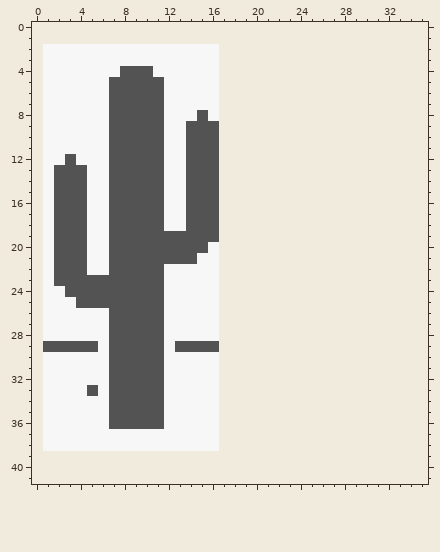
A pixel-art sprite gets an edit: obs1.PNG. That is the earlier state.
The file is 16x37 pixels. The old version is drawn lined up with the new one, on the new canvas.
The same view after the edit:
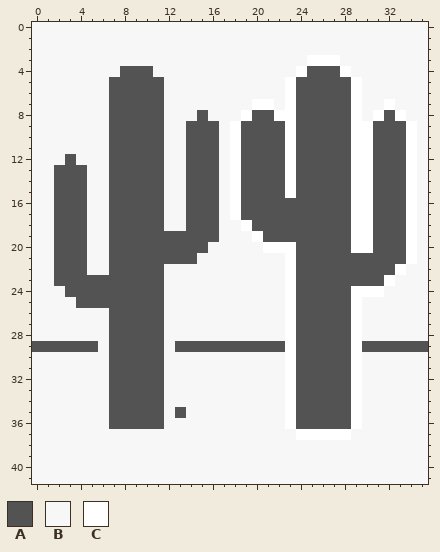
Palette (. is transparent): A #535353  B #f7f7f7  C #ffffff
Change:
canvas 16x37 -> 36x42, the old top-left corner now at 1,2
y 0..1: x 0..35 .................................... -> BBBBBBBBBBBBBBBBBBBBBBBBBBBBBBBBBBBB
y 2: x 0 . -> B; x 17..35 ................... -> BBBBBBBBBBBBBBBBBBB
y 3: x 0 . -> B; x 17..35 ................... -> BBBBBBBBCCCBBBBBBBB
y 4: x 0 . -> B; x 17..35 ................... -> BBBBBBBCAAACBBBBBBB
y 5..6: x 0 . -> B; x 17..35 ................... -> BBBBBBCAAAAACBBBBBB
y 7: x 0 . -> B; x 17..35 ................... -> BBBCCBCAAAAACBBCBBB
y 8: x 0 . -> B; x 17..35 ................... -> BBCAACCAAAAACBCACBB
y 9..15: x 0 . -> B; x 17..35 ................... -> BCAAAACAAAAACCAAACB
y 16..17: x 0 . -> B; x 17..35 ................... -> BCAAAAAAAAAACCAAACB
y 18: x 0 . -> B; x 17..35 ................... -> BBCAAAAAAAAACCAAACB
y 19: x 0 . -> B; x 17..35 ................... -> BBBCAAAAAAAACCAAACB
y 20: x 0 . -> B; x 17..35 ................... -> BBBBCCCAAAAACCAAACB
y 21: x 0 . -> B; x 17..35 ................... -> BBBBBBCAAAAAAAAAACB
y 22: x 0 . -> B; x 17..35 ................... -> BBBBBBCAAAAAAAAACBB
y 23: x 0 . -> B; x 17..35 ................... -> BBBBBBCAAAAAAAACBBB
y 24: x 0 . -> B; x 17..35 ................... -> BBBBBBCAAAAACCCBBBB
y 25..28: x 0 . -> B; x 17..35 ................... -> BBBBBBCAAAAACBBBBBB
y 29: x 0 . -> A; x 17..35 ................... -> AAAAAACAAAAACAAAAAA
y 30..32: x 0 . -> B; x 17..35 ................... -> BBBBBBCAAAAACBBBBBB
y 33: x 0 . -> B; x 5 A -> B; x 17..35 ................... -> BBBBBBCAAAAACBBBBBB
y 34: x 0 . -> B; x 17..35 ................... -> BBBBBBCAAAAACBBBBBB
y 35: x 0 . -> B; x 13 B -> A; x 17..35 ................... -> BBBBBBCAAAAACBBBBBB
y 36: x 0 . -> B; x 17..35 ................... -> BBBBBBCAAAAACBBBBBB
y 37: x 0 . -> B; x 17..35 ................... -> BBBBBBBCCCCCBBBBBBB
y 38: x 0 . -> B; x 17..35 ................... -> BBBBBBBBBBBBBBBBBBB
y 39..41: x 0..35 .................................... -> BBBBBBBBBBBBBBBBBBBBBBBBBBBBBBBBBBBB
Changed places in both pictures, as pixel boxes (x1, y1, x2, y2):
changed: (32, 22, 428, 484)
